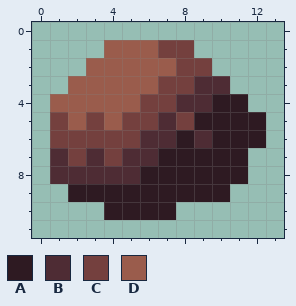
Two versions of one pixel-art file, Assets/Textures/Backgrounds/ScrollingObjects/Embers/cinder_1.aseprite. The first picture shows the starting point.
14x12 pixels, 1 frame.
Palette (. is transparent): A #2e1a22  B #4e2c34  C #74403e  D #9a5c4c
Pixels before, first column x 1:
 1 ...DDDCC....
 2 ..DDDDDCC...
 3 .DDDDDCCBB..
 4 DDDDDCCBBAA.
 5 CDCDCCBCAAAA
 6 CCCCCBBABAAA
 7 BCBCBBAAAAA.
 8 BBBBBAAAAAA.
 9 .AAAAAAAAA..
10 ...AAAA.....
The result:
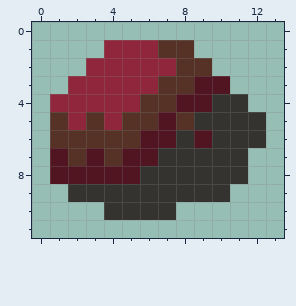
Changes in this commit:
Colour A changes from #2e1a22 to #343330.
Colour B changes from #4e2c34 to #511521.
Colour C changes from #74403e to #563226.
Colour D changes from #9a5c4c to #90263c.
Boxes around the changes in both pictures, in picture pixels (x1, y1, x2, y2):
changed: (50, 40, 266, 220)
